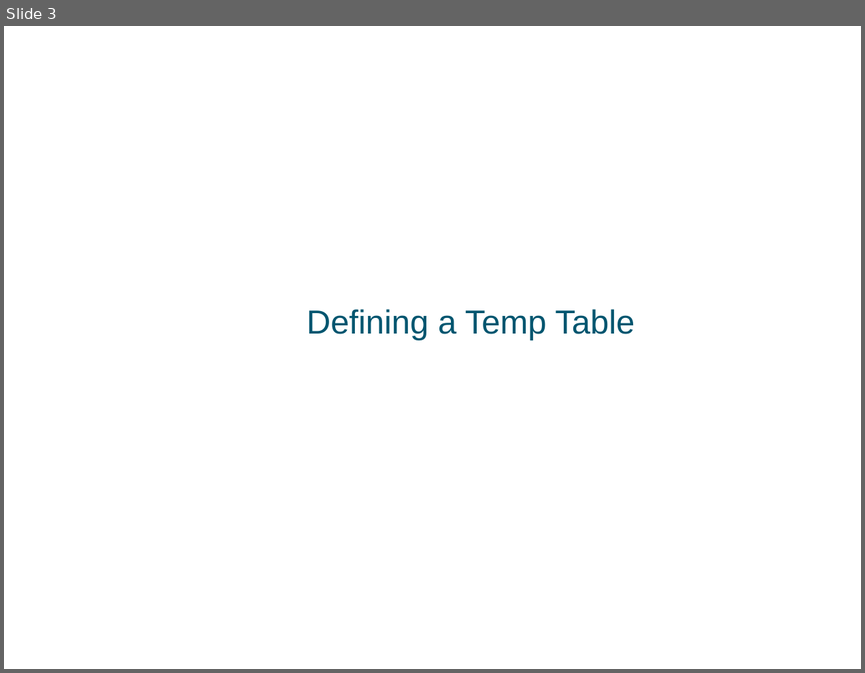
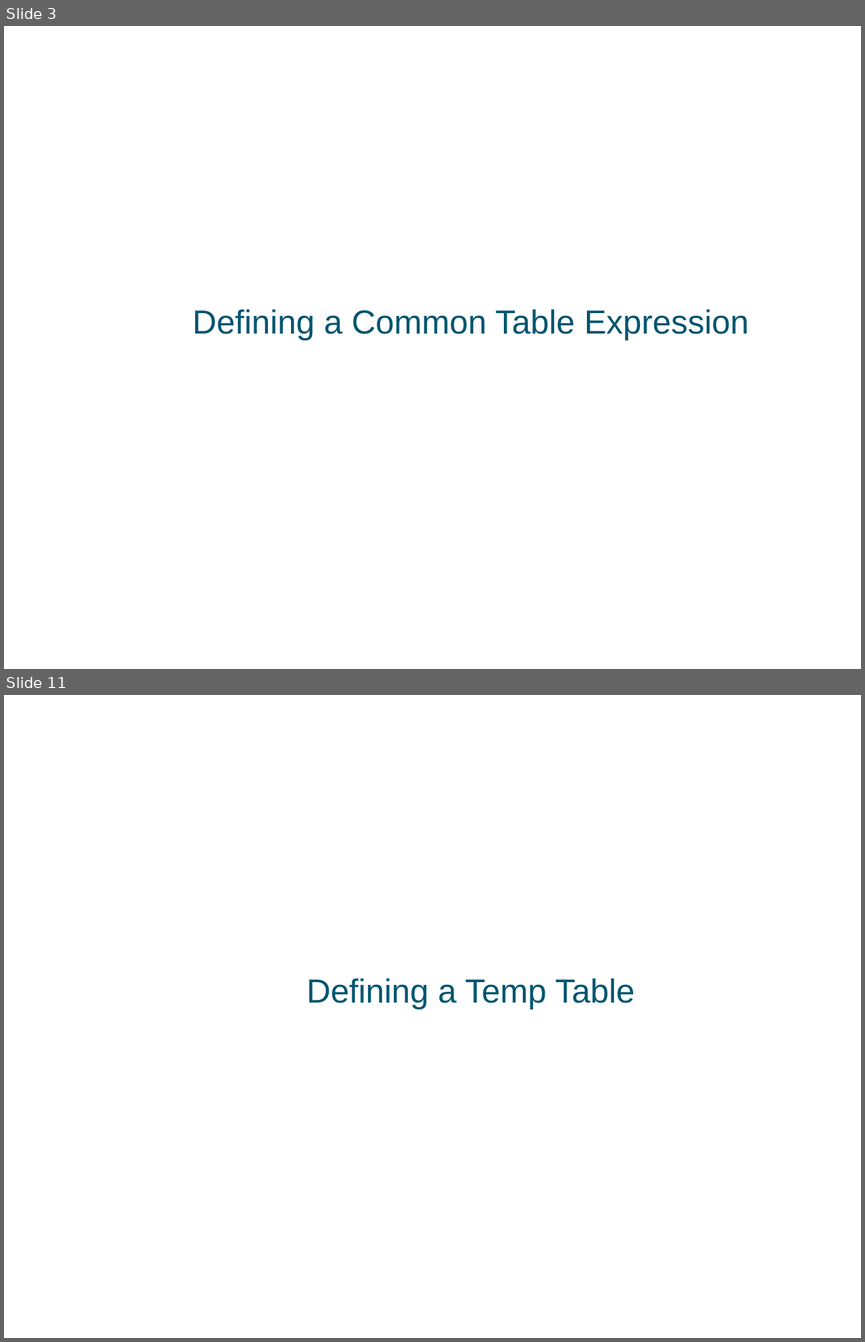
Before and after one commit to a099954/ABC-Program, a slide deck: SQL/Day 5 Temp Tables/Temp Tables SQL.pptx. Shown one above the other, each under a label of ours: slide 3 before the commit, slides 3 and 11 after it; the slides between them are not shown. The pictures are 865x673 and 865x1342 pixels, drawn with LibreOffice and Linux fonts; fonts in the diff are those of the drawing; background and template pictures are left out. Boxes give left, top, right and bottom in pixels: in the first picture for what was removed or moved away, otherwise in the second. Text is boxed around its words. In the diff, an @@ line names an element or a change of style, - is before the commit and + after.

```diff
--- a/SQL/Day 5 Temp Tables/Temp Tables SQL.pptx
+++ b/SQL/Day 5 Temp Tables/Temp Tables SQL.pptx
@@ slide 3 added at (4, 26, 861, 669), background #FFFFFF @@
@@ title added at (192, 309, 749, 340), 28 pt, text #00556F @@
+Defining a Common Table Expression
@@ what was slide 3 is now slide 11 @@
```
Also in this commit, not shown: 13 slides changed, 8 other slides added, 1 slide removed, 6 other files.
